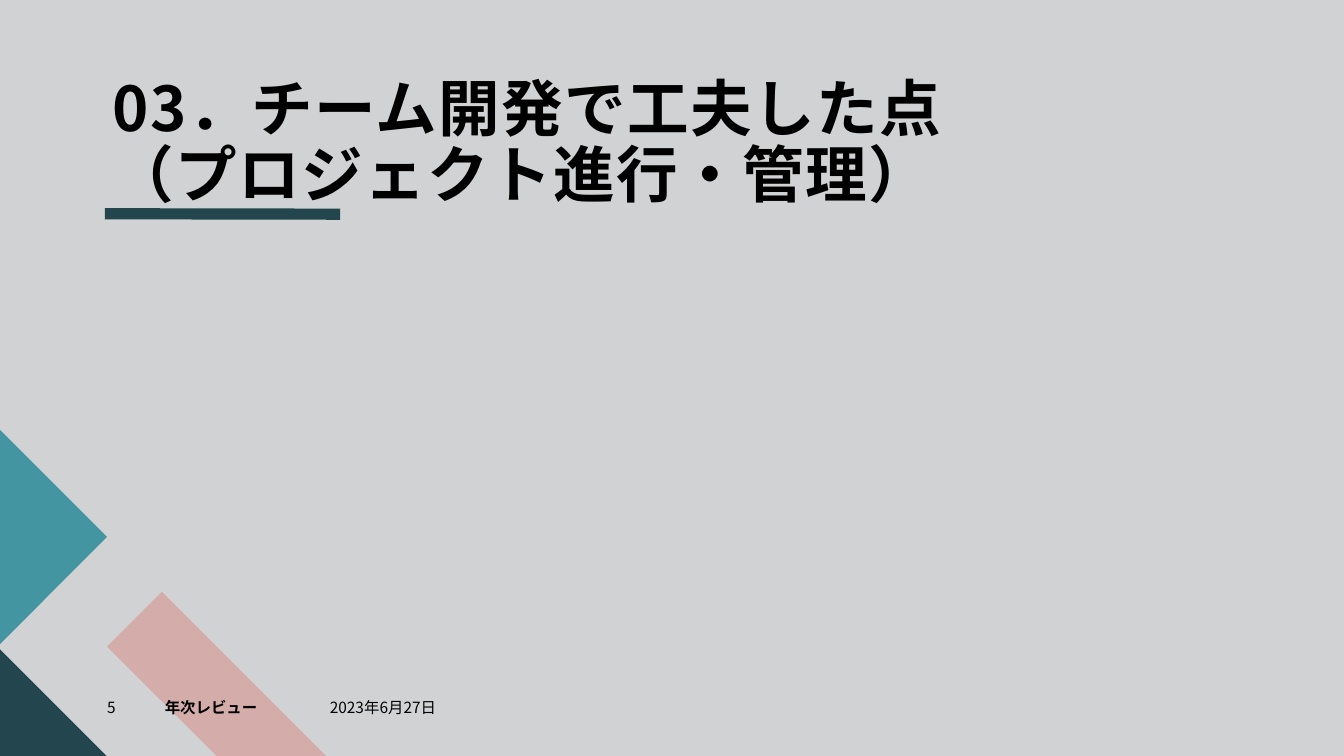
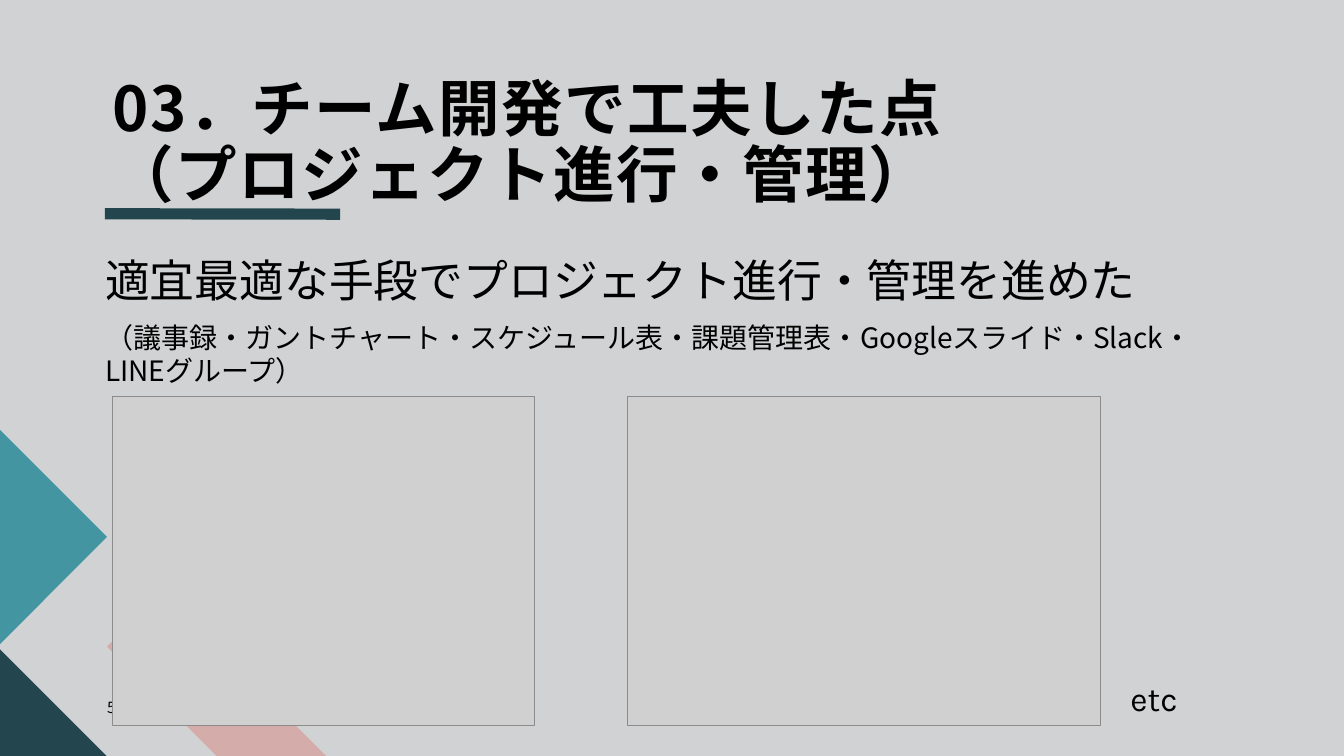
Before and after one commit to dojo2023/C-5, a slide deck: slide 5 of doc/SubsKeeper.pptx. Drawn at 1344x756 pixels with LibreOffice and Linux fonts; fonts in the diff are those of the drawing; grey boxes stand for pictures. Boxes give left, top, right and bottom in pixels: in the first picture for what was removed or moved away, otherwise in the second. Text is boxed around its words. In the diff, an @@ line names an element or a change of style, - is before the commit and + after.

```diff
--- a/doc/SubsKeeper.pptx
+++ b/doc/SubsKeeper.pptx
@@ text added at (105, 259, 1192, 384), 20 pt, text #000000 @@
+適宜最適な手段でプロジェクト進行・管理を進めた
+（議事録・ガントチャート・スケジュール表・課題管理表・Googleスライド・Slack・LINEグループ）
@@ picture added at (113, 396, 535, 726) @@
@@ picture added at (628, 396, 1101, 726) @@
@@ text removed at (165, 700, 258, 718) @@
-年次レビュー
@@ text removed at (330, 700, 436, 715) @@
-2023年6月27日
@@ text added at (1130, 690, 1177, 712), 24 pt, text #000000 @@
+etc
```
Also in this commit, not shown: 16 other slides changed.
